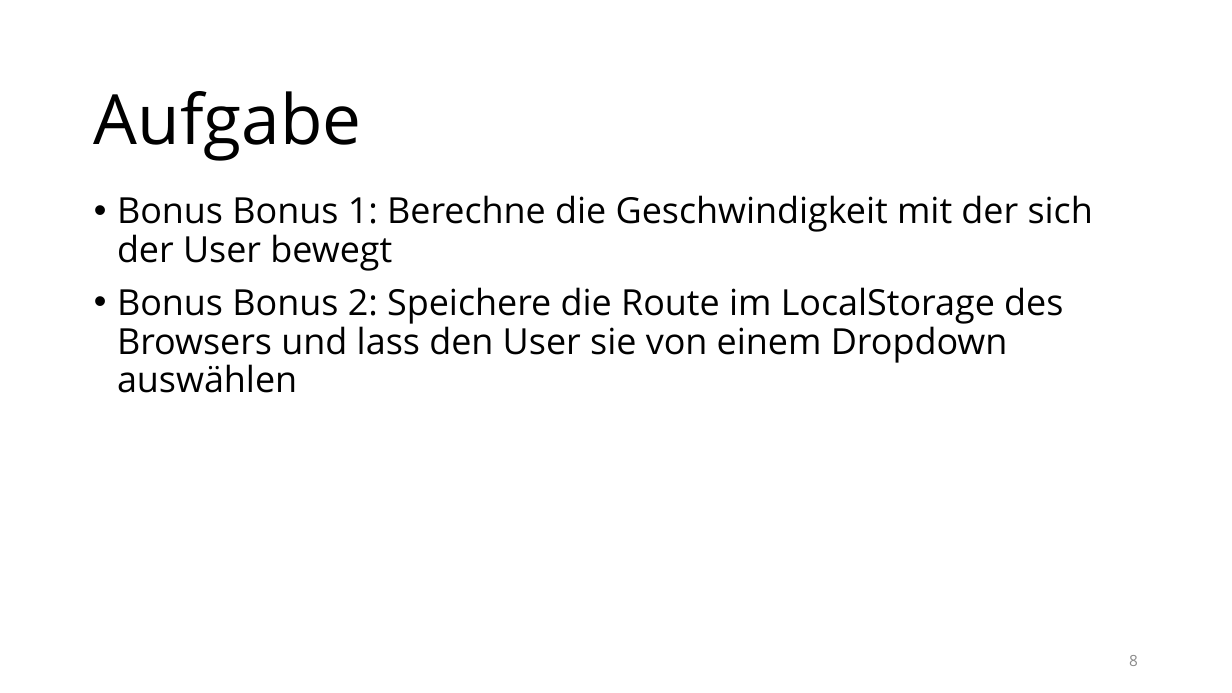
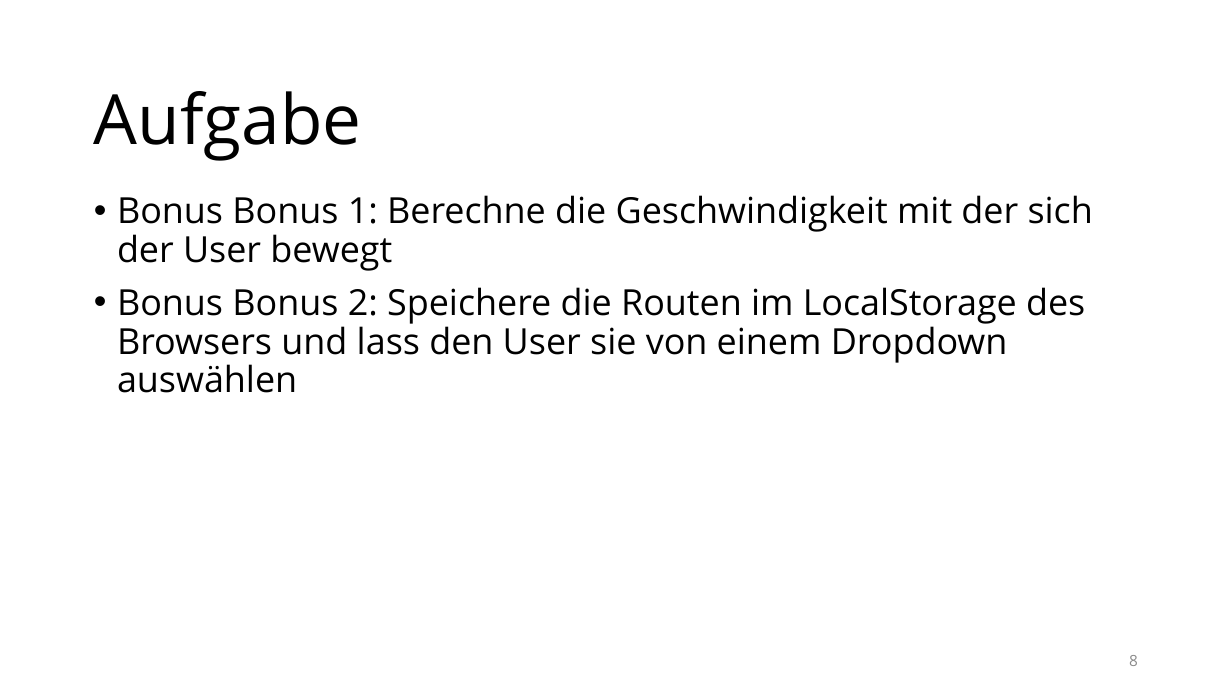
Before and after one commit to raphaeldas/js-advanced, a slide deck: slide 8 of papers/lektion-3.pptx. Drawn at 1232x693 pixels with LibreOffice and Linux fonts; fonts in the diff are those of the drawing; background and template pictures are left out. Boxes give left, top, right and bottom in pixels: in the first picture for what was removed or moved away, otherwise in the second. Text is boxed around its words. In the diff, an @@ line names an element or a change of style, - is before the commit and + after.

```diff
--- a/papers/lektion-3.pptx
+++ b/papers/lektion-3.pptx
@@ text at bbox=[117, 287, 1085, 393]: text changed @@
-• Bonus Bonus 2: Speichere die Route im LocalStorage des Browsers und lass den User sie von einem Dropdown auswählen
+• Bonus Bonus 2: Speichere die Routen im LocalStorage des Browsers und lass den User sie von einem Dropdown auswählen
```
Also in this commit, not shown: 3 other slides changed.
